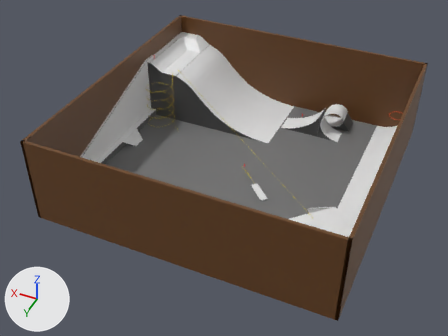
A saved change to the Blender file Assets/Models/Skate Park Scene Trial.blend.
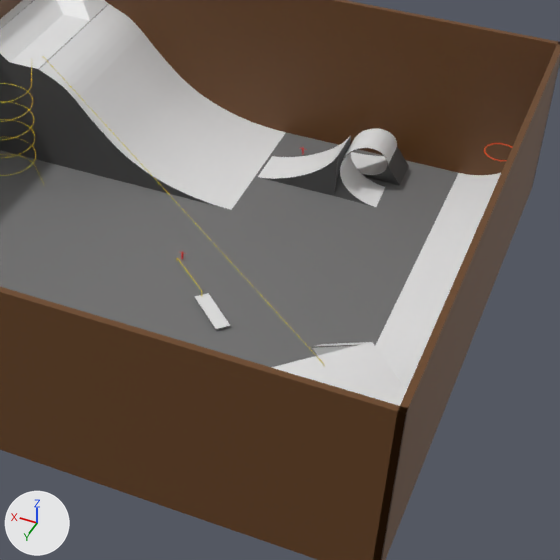
There are two pictures of each version: one whole from a camera (50 mm lens) standing at (-68.2, 163.1, 135.8) and looking at (3.1, 8.6, 6.3), one close up on the part from 35% to 95% of the width and 13% to 93% of the height. The axes (+X, +Y, +Z) are drawn at lower left. The lights are the same throughout.

Objects in the first close-up: 'BasketBallRamp', 'CornerRaisedLevel', 'Ground', 'LargeQuarterPipe', 'Loop', 'MassiveRamp', 'Plane', 'PlatformSupportBeamLeft', 'Wall', 'Wall.002', 'Wall.003'.
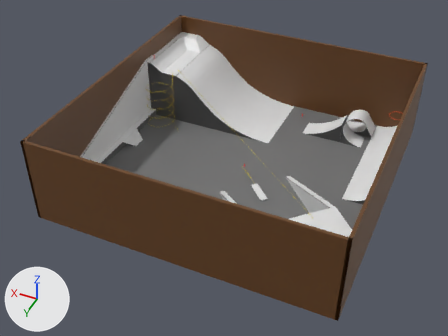
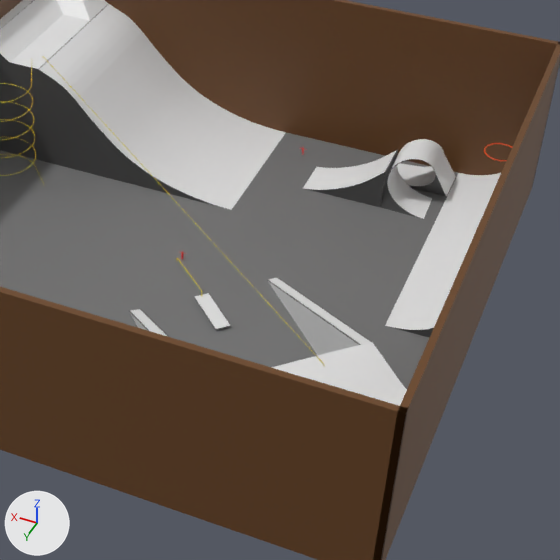
The change in detail:
me_cube_012 has 16 vertices, 9 faces, 3 loose edges and spans x -1.8..1.7, y -15.8..14.6, z -1.0..1.0.
me_cube_012 is used by ob_platformsupportbeamright; location (-21.5, 38.0, 6.0); rotation (0.0, 0.0, 0.786), in degrees (0, 0, 45); scale (1.0, 1.0, 6.2).
Before the commit, vertices of me_cube_012: 0 (-1.8, -15.6, -1.0), 3 (0.2, -15.8, -1.0), 5 (-1.6, -15.6, -1.0), 10 (0.1, -15.8, -1.0), 12 (-1.8, -15.4, -1.0).
Before the commit, vertices of me_cube_012: 14 (0.3, -15.6, -1.0).
Part 1, on me_cube_012:
Vertices 0, 3, 5, 10, 12, 14 of me_cube_012 move by (-0.3, -18.5, 0.0).
Vertex 7 of me_cube_012 moves from (-0.3, 14.6, 0.9) to (-5.6, 22.0, 0.9).
me_cube_013 has 16 vertices, 9 faces, 3 loose edges and spans x -1.4..1.7, y -15.6..14.5, z -1.0..1.0.
me_cube_013 is used by ob_platformsupportbeamleft; location (-39.0, 20.4, 6.0); rotation (0.0, 0.0, 0.784), in degrees (0, 0, 45); scale (1.0, 1.0, 6.2).
Before the commit, vertices of me_cube_013: 0 (-1.4, -15.6, -1.0) at pixel (322, 344), 3 (0.6, -15.6, -1.0) at pixel (311, 346), 5 (-1.2, -15.6, -1.0) at pixel (321, 344), 10 (0.4, -15.6, -1.0) at pixel (312, 346), 12 (-1.4, -15.4, -1.0) at pixel (322, 344).
Before the commit, vertices of me_cube_013: 14 (0.6, -15.3, -1.0) at pixel (311, 347).
Part 2, on me_cube_013:
Vertices 0, 3, 5, 10, 12, 14 of me_cube_013 move by (-0.5, -18.5, 0.0).
Vertex 6 of me_cube_013 moves from (1.7, 14.5, 0.9) to (7.1, 22.0, 0.9).
me_plane_001 has 52 vertices, 27 faces and spans x -1.59..1.0, y -1.0..3.34, z 0.0..6.83.
me_plane_001 is used by ob_largequarterpipe; location (-41.6, -34.5, 0.0); scale (4.95, 15.0, 1.0).
me_plane_001 part 3: the whole mesh is scaled about its middle by (1, 0.76, 1), then moved by (0.0, -0.52, 0.0).
me_cube_008 is used by ob_loop; location (-21.4, -40.0, 2.1); scale (1.71, 85.0, 1.2).
me_cube_008 had 246 vertices, 209 faces, 1 loose edge and spanned x -3.8..3.87, y -0.09..0.1, z -1.77..6.07.
me_cube_008 now has 246 vertices, 258 faces, 1 loose edge and spans x -3.73..3.87, y -0.09..0.1, z -1.77..6.07.
Part 4, on me_cube_008:
4 vertices are removed from x -3.8..-2.34, y -0.09..0.02, z -1.76..2.55.
59 faces are deleted.
2 vertices move from x -2.49..-2.32, y -0.06..0.03, z 3.31 to x -2.5..-2.33, y -0.06..0.03, z 3.31.
4 vertices are added at (-3.73, -0.09, -1.76), (-3.73, -0.01, -1.76), (2.15, -0.01, 2.39), (1.98, 0.08, 2.38).
7 new faces join them, mat_edges (dark grey #4f4f4f).
101 new faces join them, mat_material (white #e7e7e7).
Object 'BasketBallRamp' (ob_basketballramp) moves from (-15.9, -37.0, 0.0) to (-24.9, -37.0, 0.0).
Object 'Loop' (ob_loop) moves from (-21.4, -40.0, 2.1) to (-30.3, -40.0, 2.1).

Location of each change, [x1, y1, x2, y2] in pixels of the close-ups (560 x 560 px):
'LargeQuarterPipe', mesh rescaled
    before: [375, 172, 501, 389]
    after: [385, 172, 501, 338]
'Loop', reshaped, moved
    before: [334, 128, 409, 207]
    after: [380, 139, 456, 219]
'BasketBallRamp', moved
    before: [258, 135, 351, 196]
    after: [303, 150, 398, 207]
'PlatformSupportBeamLeft', reshaped
    before: [312, 342, 369, 355]
    after: [267, 277, 372, 356]
'PlatformSupportBeamRight', reshaped (not visible before)
    after: [129, 309, 169, 337]
part 4 of me_cube_008, built on
    before: [334, 141, 409, 207]
    after: [380, 151, 456, 219]
